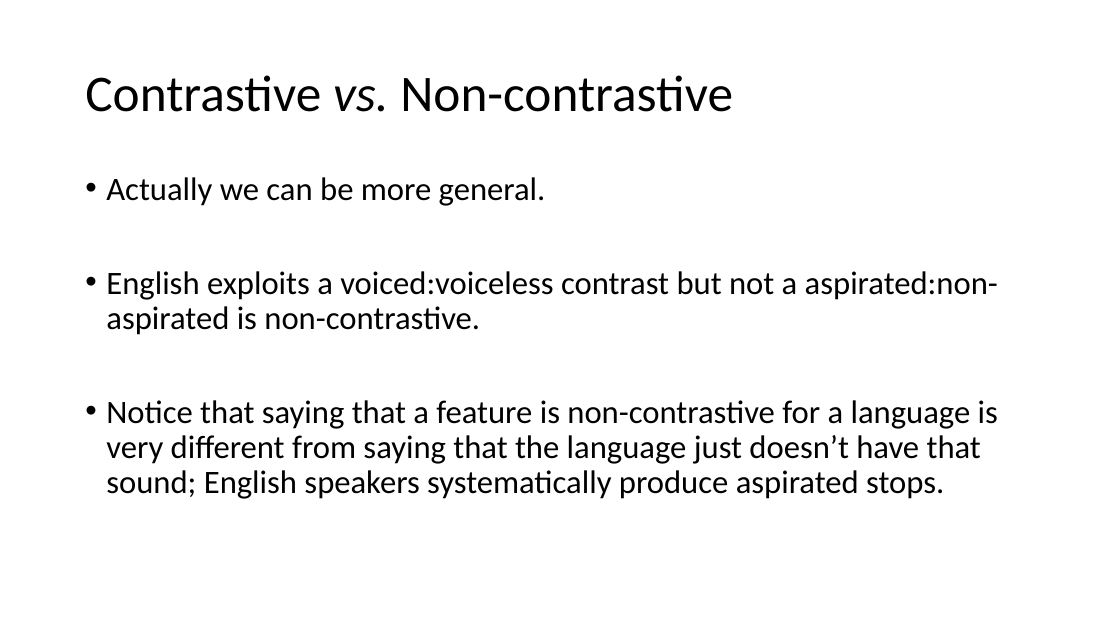
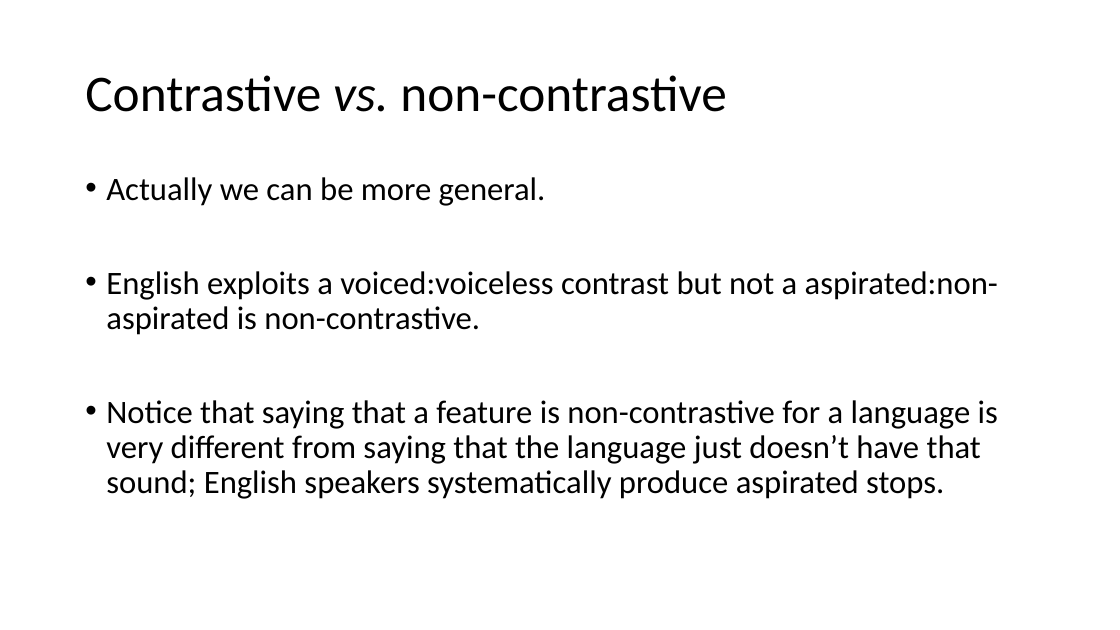
Before and after one commit to ajrtallman/Corpus_Linguistics_FSU_2023-2024, a slide deck: slide 25 of 03_lectures/CorpusLinguistics_2023_11_03.odp. Drawn at 1120x630 pixels with LibreOffice and Linux fonts; fonts in the diff are those of the drawing. Boxes give left, top, right and bottom in pixels: in the first picture for what was removed or moved away, otherwise in the second. Text is boxed around its words. In the diff, an @@ line names an element or a change of style, - is before the commit and + after.

```diff
--- a/03_lectures/CorpusLinguistics_2023_11_03.odp
+++ b/03_lectures/CorpusLinguistics_2023_11_03.odp
@@ title at (85,75,726,112): text changed @@
-Contrastive vs. Non-contrastive
+Contrastive vs. non-contrastive
```
Also in this commit, not shown: 13 slides added.
